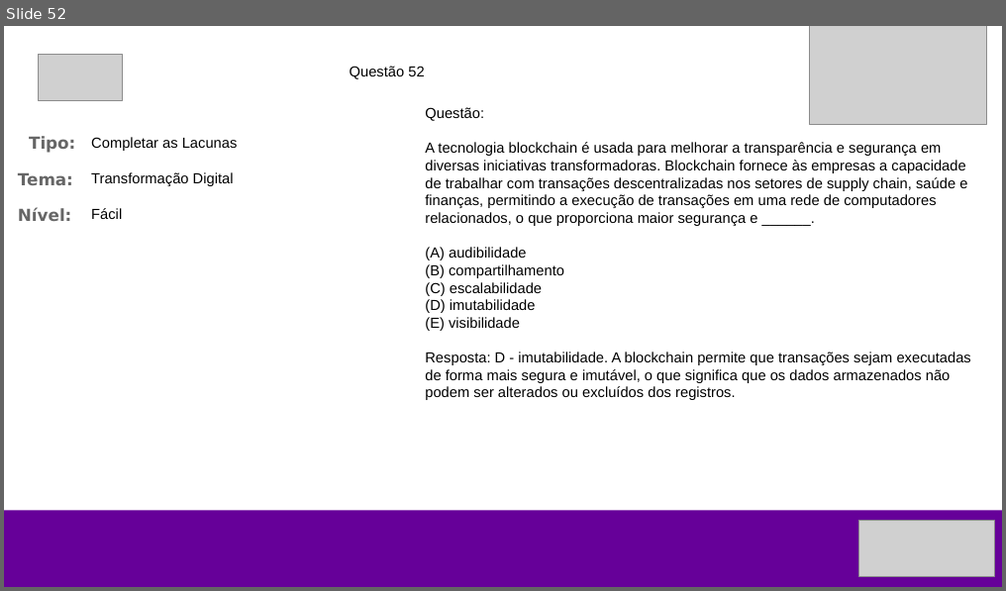
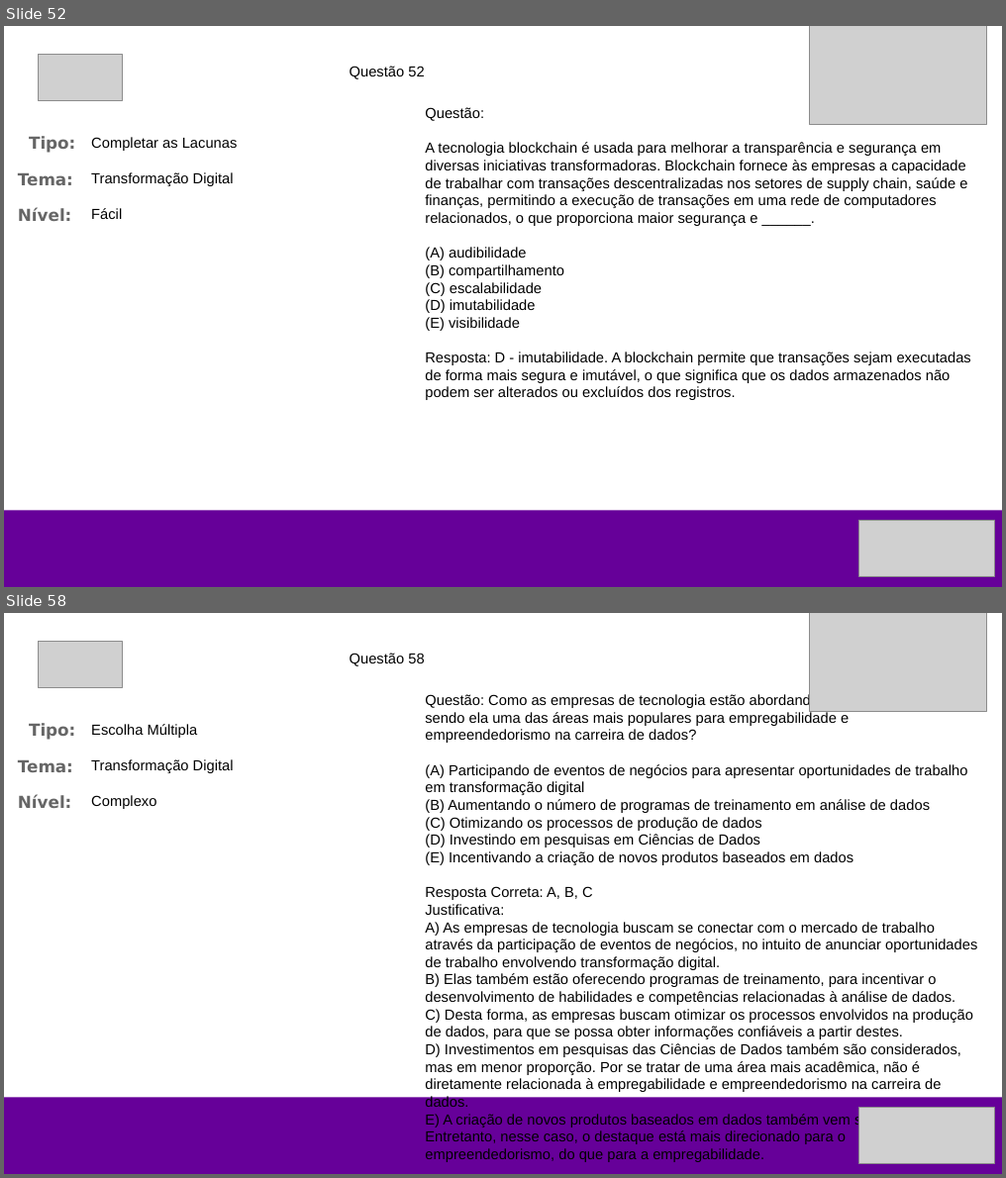
Before and after one commit to wvcode/ds-kbd, a slide deck: questoes.pptx. Shown one above the other, each under a label of ours: slide 52 before the commit, slides 52 and 58 after it; the slides between them are not shown. The pictures are 1006x591 and 1006x1178 pixels, drawn with LibreOffice and Linux fonts; fonts in the diff are those of the drawing; grey boxes stand for pictures. Boxes give left, top, right and bottom in pixels: in the first picture for what was removed or moved away, otherwise in the second. Text is boxed around its words. In the diff, an @@ line names an element or a change of style, - is before the commit and + after.

```diff
--- a/questoes.pptx
+++ b/questoes.pptx
@@ slide 58 added at box(4, 613, 1002, 1174), background #FFFFFF @@
@@ picture added at box(38, 642, 122, 688) @@
@@ picture added at box(810, 613, 986, 711) @@
@@ text added at box(350, 653, 424, 666), 14 pt, text #000000 @@
+Questão 58
@@ text added at box(425, 693, 977, 1162), 14 pt, text #000000 @@
+Questão: Como as empresas de tecnologia estão abordando a transformação digital, sendo ela uma das áreas mais populares para empregabilidade e empreendedorismo na carreira de dados?
+(A) Participando de eventos de negócios para apresentar oportunidades de trabalho em transformação digital
+(B) Aumentando o número de programas de treinamento em análise de dados
+(C) Otimizando os processos de produção de dados
+(D) Investindo em pesquisas em Ciências de Dados
+(E) Incentivando a criação de novos produtos baseados em dados
+Resposta Correta: A, B, C
+Justificativa:
+A) As empresas de tecnologia buscam se conectar com o mercado de trabalho através da participação de eventos de negócios, no intuito de anunciar oportunidades de trabalho envolvendo transformação digital.
+B) Elas também estão oferecendo programas de treinamento, para incentivar o desenvolvimento de habilidades e competências relacionadas à análise de dados.
+C) Desta forma, as empresas buscam otimizar os processos envolvidos na produção de dados, para que se possa obter informações confiáveis a partir destes.
+D) Investimentos em pesquisas das Ciências de Dados também são considerados, mas em menor proporção. Por se tratar de uma área mais acadêmica, não é diretamente relacionada à empregabilidade e empreendedorismo na carreira de dados.
+E) A criação de novos produtos baseados em dados também vem sendo incentivada. Entretanto, nesse caso, o destaque está mais direcionado para o empreendedorismo, do que para a empregabilidade.
@@ text added at box(29, 723, 75, 740), 16 pt, text #666666, bold @@
+Tipo:
@@ text added at box(91, 724, 198, 738), 14 pt, text #000000 @@
+Escolha Múltipla
@@ text added at box(18, 761, 73, 772), 16 pt, text #666666, bold @@
+Tema:
@@ text added at box(91, 760, 234, 773), 14 pt, text #000000 @@
+Transformação Digital
@@ text added at box(18, 795, 71, 808), 16 pt, text #666666, bold @@
+Nível:
@@ text added at box(91, 795, 156, 809), 14 pt, text #000000 @@
+Complexo
@@ rectangle added at box(4, 1097, 1002, 1174), fill #660099 @@
@@ picture added at box(859, 1108, 994, 1164) @@
```
Also in this commit, not shown: 66 other slides added, 8 other files.
